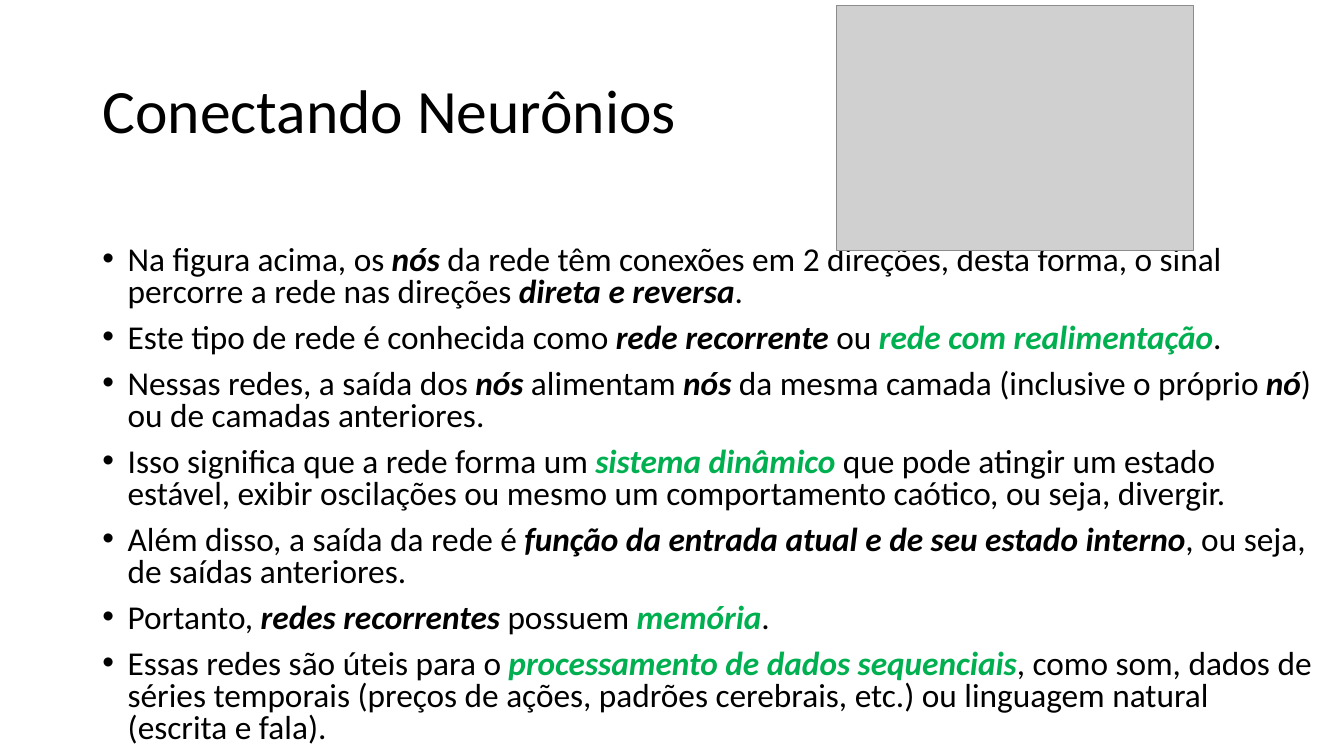
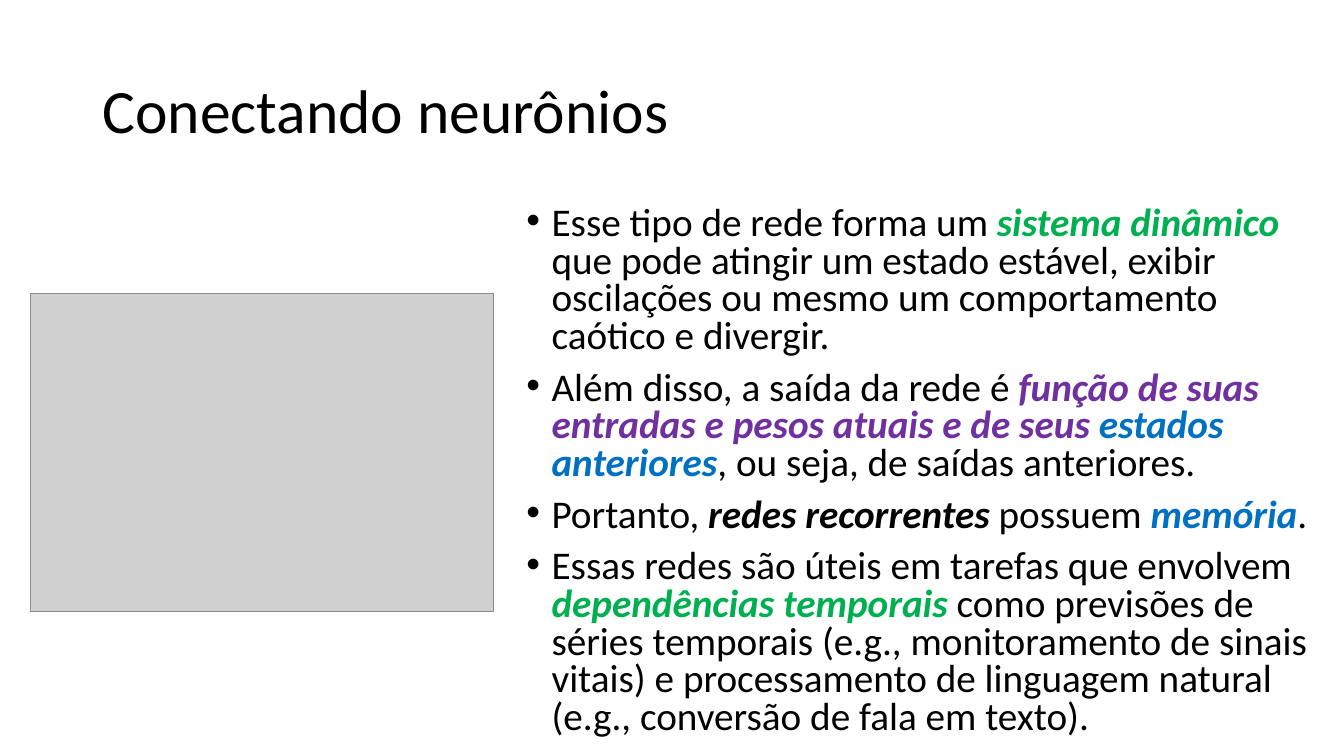
Before and after one commit to zz4fap/t320_aprendizado_de_maquina, a slide deck: slide 36 of slides/T320_Redes_Neurais_Artificiais (Parte II).pptx (slide 34 before the commit). Drawn at 1344x756 pixels with LibreOffice and Linux fonts; fonts in the diff are those of the drawing; grey boxes stand for pictures. Boxes give left, top, right and bottom in pixels: in the first picture for what was removed or moved away, otherwise in the second. Text is boxed around its words. In the diff, an @@ line names an element or a change of style, - is before the commit and + after.

Commit message:
update of slides

```diff
--- a/slides/T320_Redes_Neurais_Artificiais (Parte II).pptx
+++ b/slides/T320_Redes_Neurais_Artificiais (Parte II).pptx
@@ title at (102,90,668,134): text changed @@
-Conectando Neurônios
+Conectando neurônios
@@ text "Esse tipo de rede forma ...": place and size @@
-text "Esse tipo de rede forma ..." at (128,244,1312,744)
+text "Esse tipo de rede forma ..." at (552,208,1308,737)
@@ text at (552,208,1279,483): text changed; size 23.8 to 28 pt @@
-• Na figura acima, os nós da rede têm conexões em 2 direções, desta forma, o sinal percorre a rede nas direções direta e reversa.
-• Este tipo de rede é conhecida como rede recorrente ou rede com realimentação.
-• Nessas redes, a saída dos nós alimentam nós da mesma camada (inclusive o próprio nó) ou de camadas anteriores.
-• Isso significa que a rede forma um sistema dinâmico que pode atingir um estado estável, exibir oscilações ou mesmo um comportamento caótico, ou seja, divergir.
-• Além disso, a saída da rede é função da entrada atual e de seu estado interno, ou seja, de saídas anteriores.
+• Esse tipo de rede forma um sistema dinâmico que pode atingir um estado estável, exibir oscilações ou mesmo um comportamento caótico e divergir.
+• Além disso, a saída da rede é função de suas entradas e pesos atuais e de seus estados anteriores, ou seja, de saídas anteriores.
@@ picture: place and size @@
-picture at (837,5,1194,250)
+picture at (30,293,493,611)
@@ text at (552,500,1308,535): size 23.8 to 28 pt in "Portanto, redes recorrentes possuem memória."; text colour #00B050 to #0070C0 in "memória." @@
@@ text at (552,551,1307,737): text changed; size 23.8 to 28 pt @@
-• Essas redes são úteis para o processamento de dados sequenciais, como som, dados de séries temporais (preços de ações, padrões cerebrais, etc.) ou linguagem natural (escrita e fala).
+• Essas redes são úteis em tarefas que envolvem dependências temporais como previsões de séries temporais (e.g., monitoramento de sinais vitais) e processamento de linguagem natural (e.g., conversão de fala em texto).
```
Also in this commit, not shown: 4 other slides changed, 6 slides added, 2 slides removed, 2 other files.
